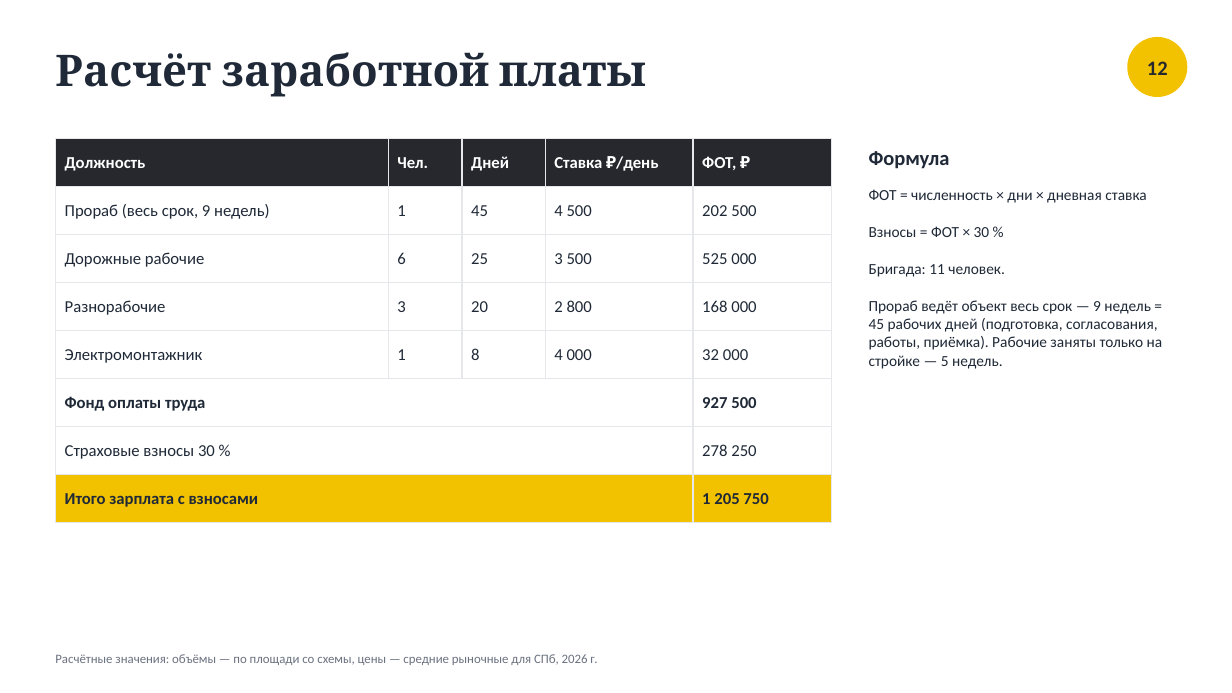
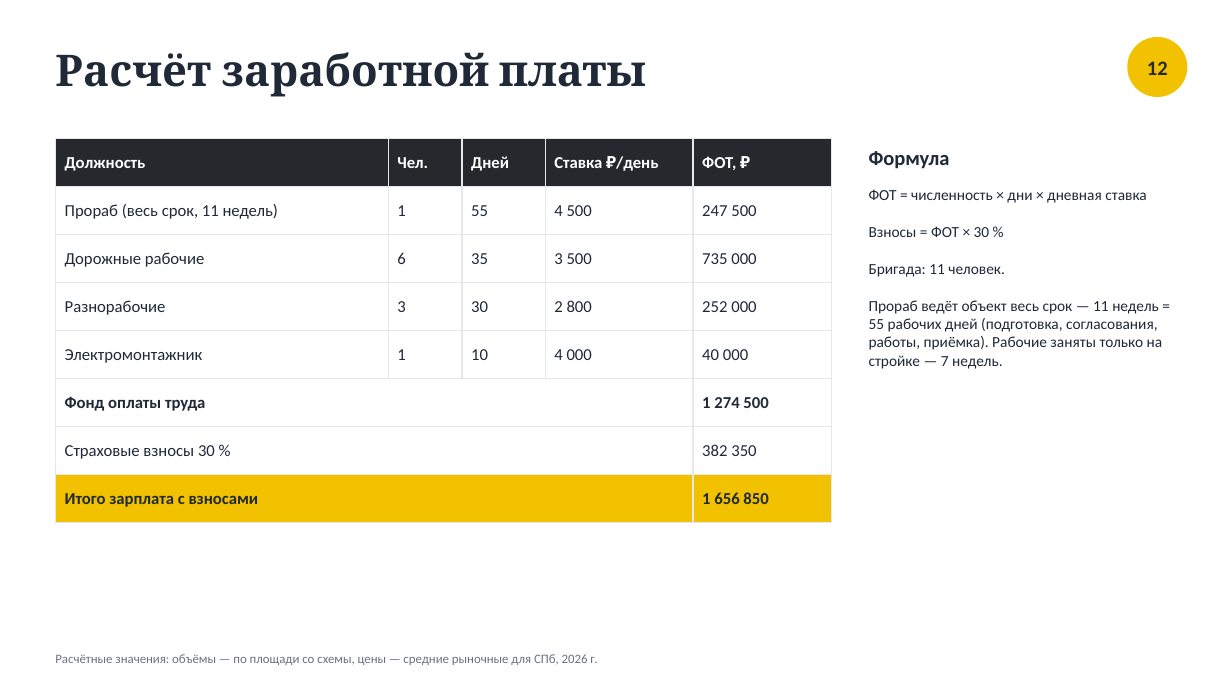
Before and after one commit to shortisshow-prog/mirigrushek, a slide deck: slide 12 of parking/Парковка_Нахимова_20.pptx. Drawn at 1232x693 pixels with LibreOffice and Linux fonts; fonts in the diff are those of the drawing. Boxes give left, top, right and bottom in pixels: in the first picture for what was removed or moved away, otherwise in the second. Text is boxed around its words. In the diff, an @@ line names an element or a change of style, - is before the commit and + after.

```diff
--- a/parking/Парковка_Нахимова_20.pptx
+++ b/parking/Парковка_Нахимова_20.pptx
@@ table at (55, 139, 832, 511) @@
-row 2: Прораб (весь срок, 9 недель) | 1 | 45 | 4 500 | 202 500
+row 2: Прораб (весь срок, 11 недель) | 1 | 55 | 4 500 | 247 500
-row 3, column 3: 25
+row 3, column 3: 35
-row 3, column 5: 525 000
+row 3, column 5: 735 000
-row 4, column 3: 20
+row 4, column 3: 30
-row 4, column 5: 168 000
+row 4, column 5: 252 000
-row 5, column 3: 8
+row 5, column 3: 10
-row 5, column 5: 32 000
+row 5, column 5: 40 000
-row 6, column 5: 927 500
+row 6, column 5: 1 274 500
-row 7, column 5: 278 250
+row 7, column 5: 382 350
-row 8, column 5: 1 205 750
+row 8, column 5: 1 656 850
@@ text at (869, 300, 1163, 369): text changed @@
-Прораб ведёт объект весь срок — 9 недель = 45 рабочих дней (подготовка, согласования, работы, приёмка). Рабочие заняты только на стройке — 5 недель.
+Прораб ведёт объект весь срок — 11 недель = 55 рабочих дней (подготовка, согласования, работы, приёмка). Рабочие заняты только на стройке — 7 недель.
```
Also in this commit, not shown: 9 other slides changed, 2 other files.
